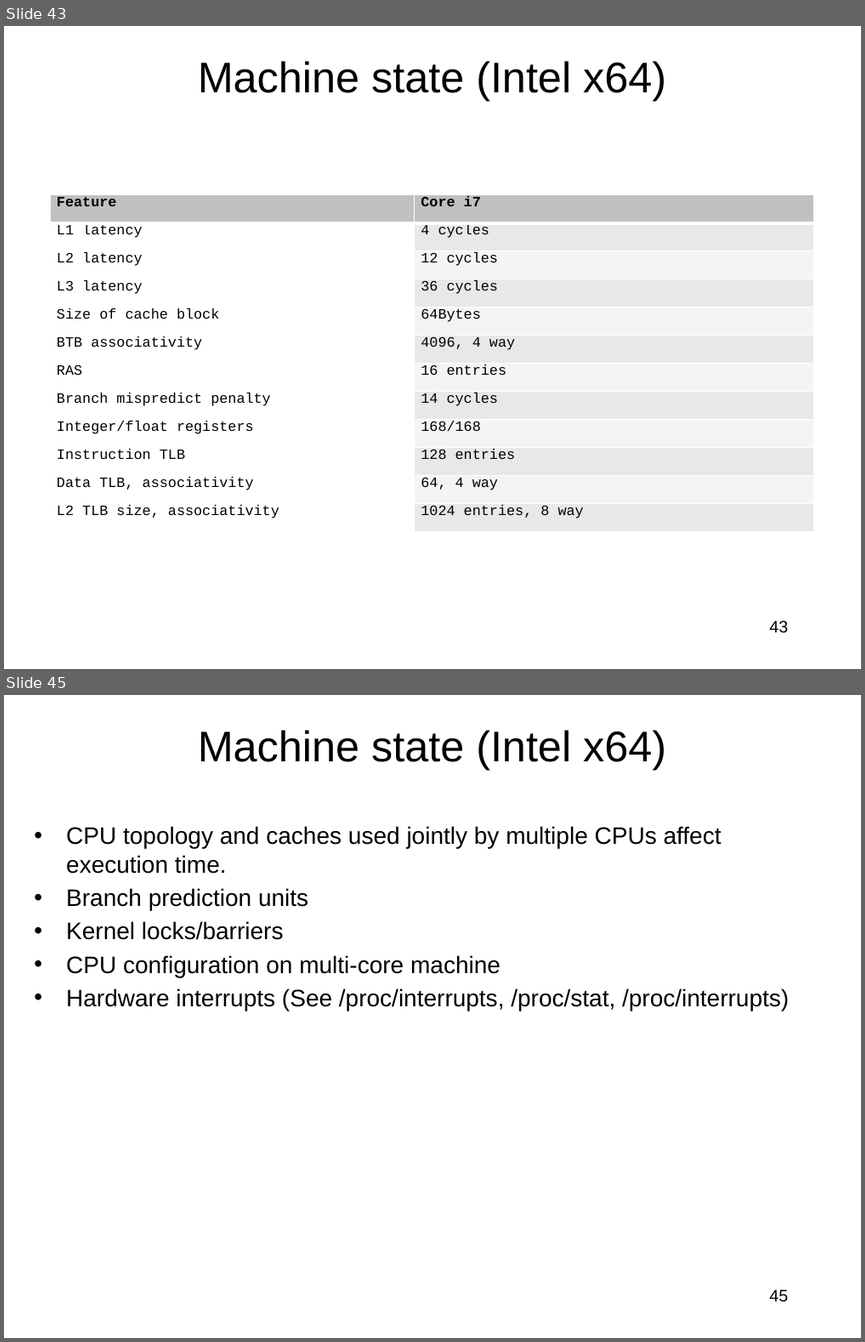
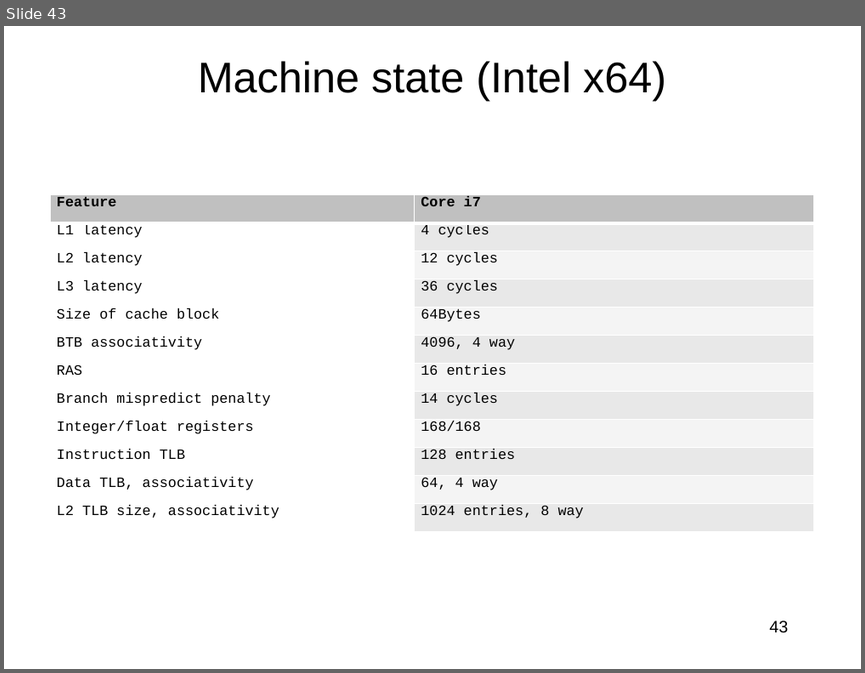
Before and after one commit to jlmucb/class_notes, a slide deck: BerkeleyClass/CS290Spring2013/Lectures/entropy_talk.pptx. Shown one above the other, each under a label of ours: slides 43 and 45 before the commit, slide 43 after it; the slides between them are not shown. The pictures are 865x1342 and 865x673 pixels, drawn with LibreOffice and Linux fonts; fonts in the diff are those of the drawing. Boxes give left, top, right and bottom in pixels: in the first picture for what was removed or moved away, otherwise in the second. Text is boxed around its words. In the diff, an @@ line names an element or a change of style, - is before the commit and + after.

```diff
--- a/BerkeleyClass/CS290Spring2013/Lectures/entropy_talk.pptx
+++ b/BerkeleyClass/CS290Spring2013/Lectures/entropy_talk.pptx
@@ slide 45 removed at (4,695,861,1338), background #FFFFFF @@
@@ title removed at (198,730,666,770) @@
-Machine state (Intel x64)
@@ text removed at (66,826,789,1010) @@
-• CPU topology and caches used jointly by multiple CPUs affect execution time.
-• Branch prediction units
-• Kernel locks/barriers
-• CPU configuration on multi-core machine
-• Hardware interrupts (See /proc/interrupts, /proc/stat, /proc/interrupts)
@@ page number removed at (769,1289,788,1302) @@
-45
```
Also in this commit, not shown: 3 slides changed, 1 other file.
